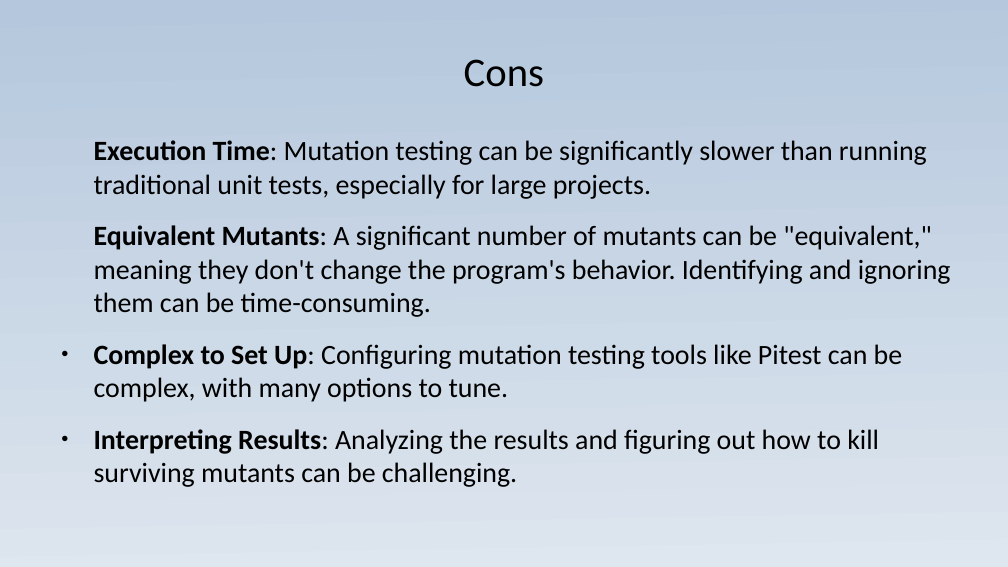
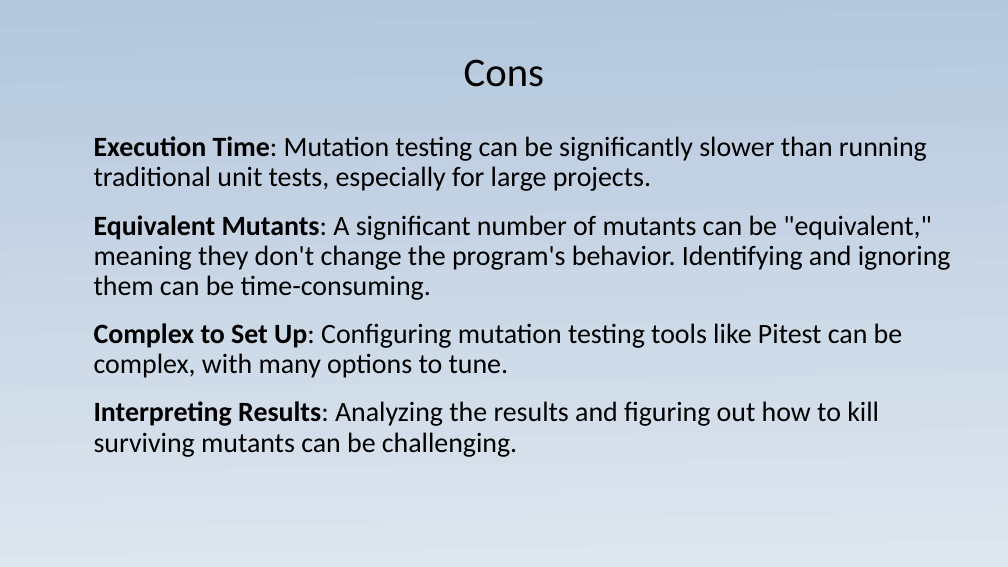
Before and after one commit to JoaoGuilhermedeSa/pitest, a slide deck: slide 15 of Presentation_exibition.ppsx (slide 14 before the commit). Drawn at 1008x567 pixels with LibreOffice and Linux fonts; fonts in the diff are those of the drawing. Boxes give left, top, right and bottom in pixels: in the first picture for what was removed or moved away, otherwise in the second. Text is boxed around its words. In the diff, an @@ line names an element or a change of style, - is before the commit and + after.

Commit message:
updating project and presentation

```diff
--- a/Presentation_exibition.ppsx
+++ b/Presentation_exibition.ppsx
@@ text "Execution Time: Mutation testing can ..." at [94,136,951,457]: line spacing 1 to 0.9; bullet ● to none @@
```
Also in this commit, not shown: 3 other slides changed, 2 slides added, 1 slide removed, 8 other files.
